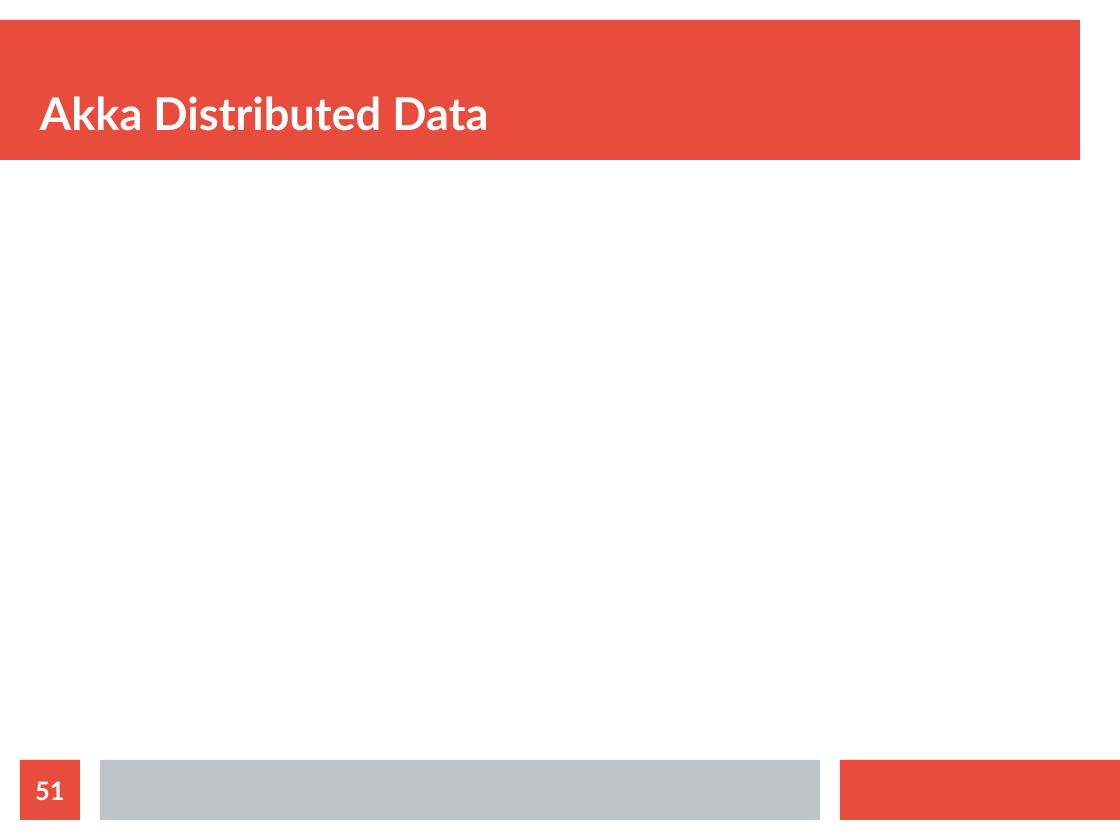
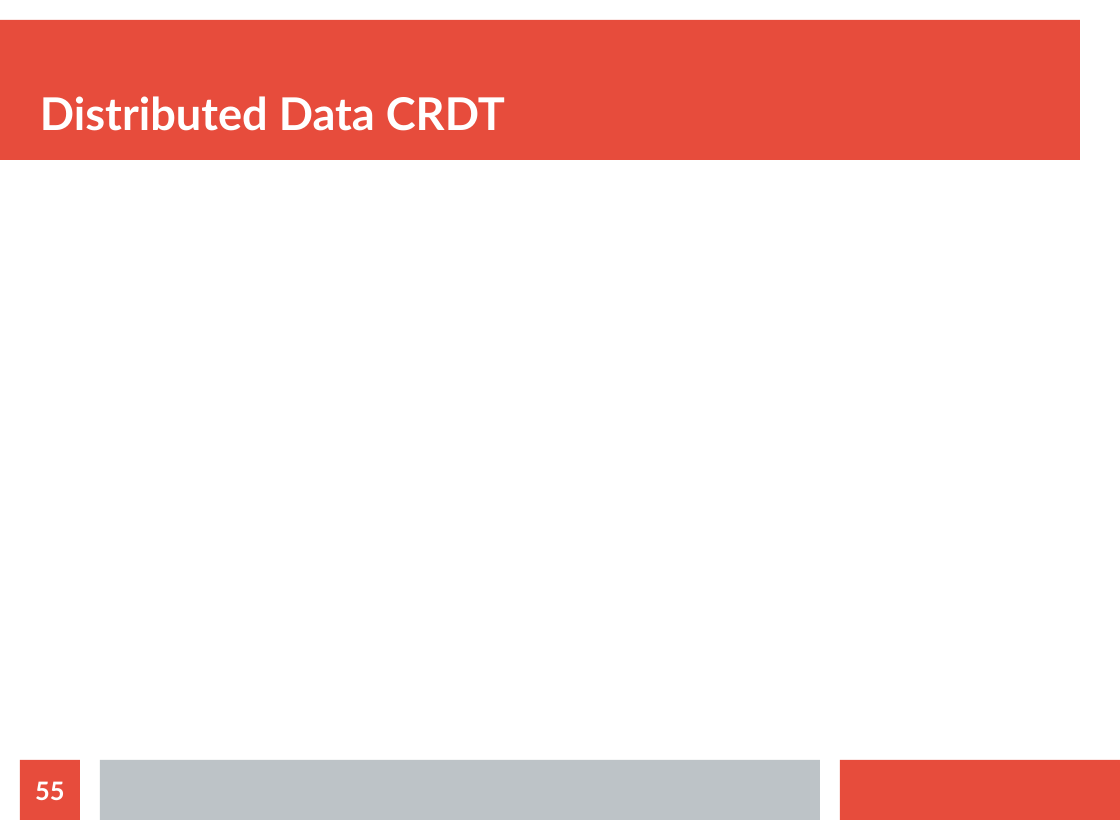
Before and after one commit to bytemania/akka-java-cluster, a slide deck: slide 55 of src/main/resources/res/presentation.odp (slide 51 before the commit). Drawn at 1120x840 pixels with LibreOffice and Linux fonts; fonts in the diff are those of the drawing. Boxes give left, top, right and bottom in pixels: in the first picture for what was removed or moved away, otherwise in the second. Text is boxed around its words. In the diff, an @@ line names an element or a change of style, - is before the commit and + after.

```diff
--- a/src/main/resources/res/presentation.odp
+++ b/src/main/resources/res/presentation.odp
@@ title at [40, 96, 505, 131]: text changed @@
-Akka Distributed Data
+Distributed Data CRDT
@@ page number at [35, 781, 64, 800]: text changed @@
-51
+55
```
Also in this commit, not shown: 1 other slide changed, 5 slides added, 5 other files.
